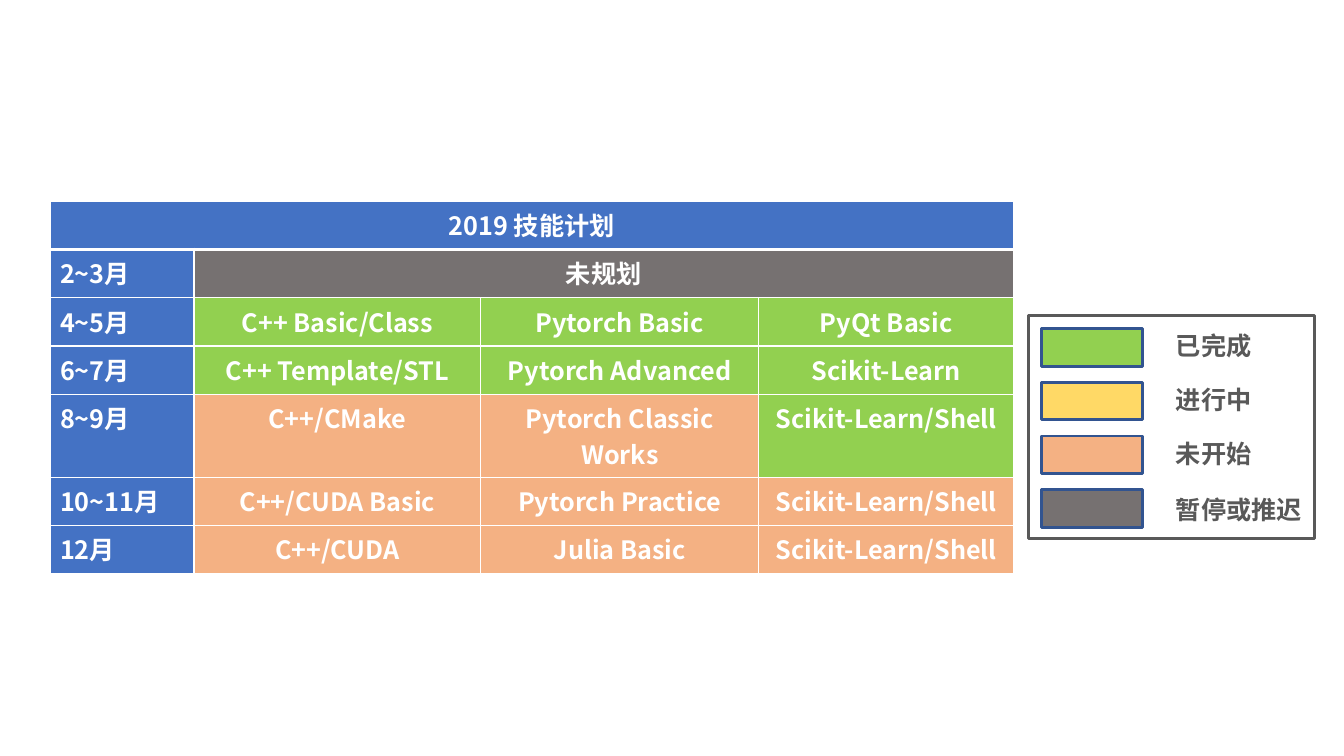
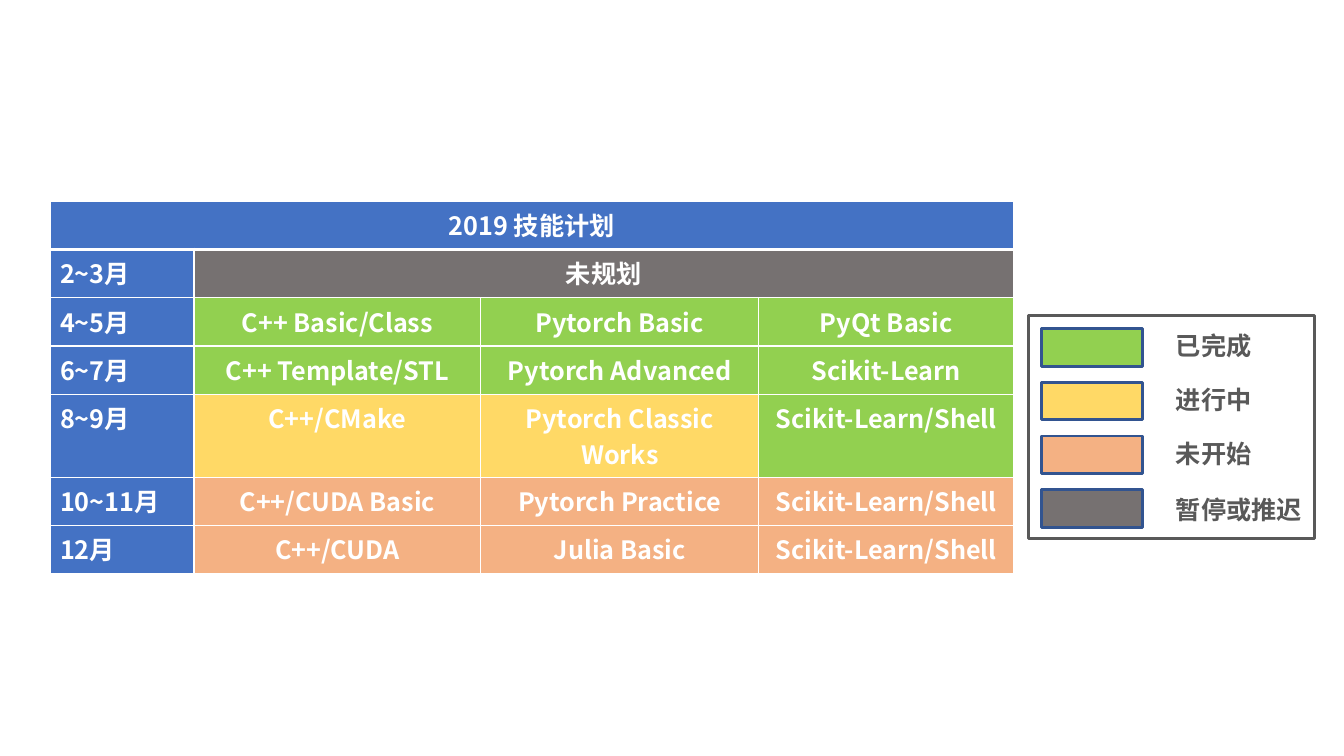
Before and after one commit to JackGittes/Database-Principle-Note, a slide deck: slide 3 of 学习计划.pptx. Drawn at 1344x756 pixels with LibreOffice and Linux fonts; fonts in the diff are those of the drawing. Boxes give left, top, right and bottom in pixels: in the first picture for what was removed or moved away, otherwise in the second. Text is boxed around its words. In the diff, an @@ line names an element or a change of style, - is before the commit and + after.

Commit message:
update learning plan

```diff
--- a/学习计划.pptx
+++ b/学习计划.pptx
@@ table at box(50, 202, 1014, 568) @@
@@ fill #F4B183 to #FFD966 in 2 cells @@
```
